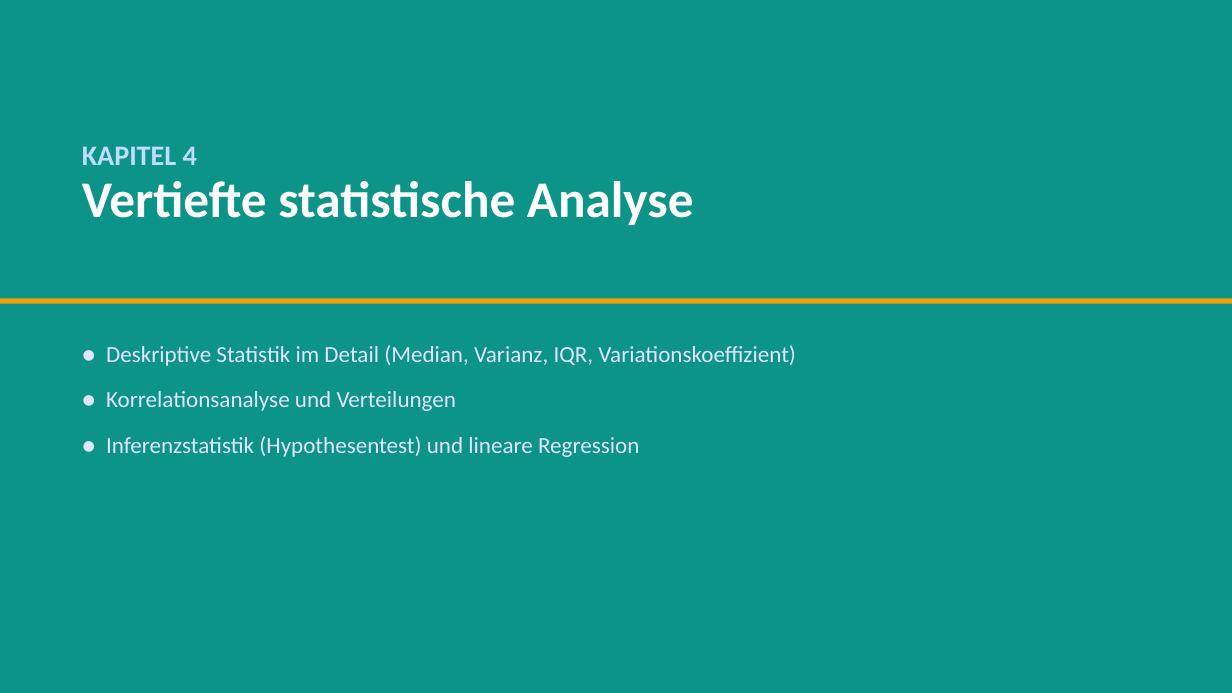
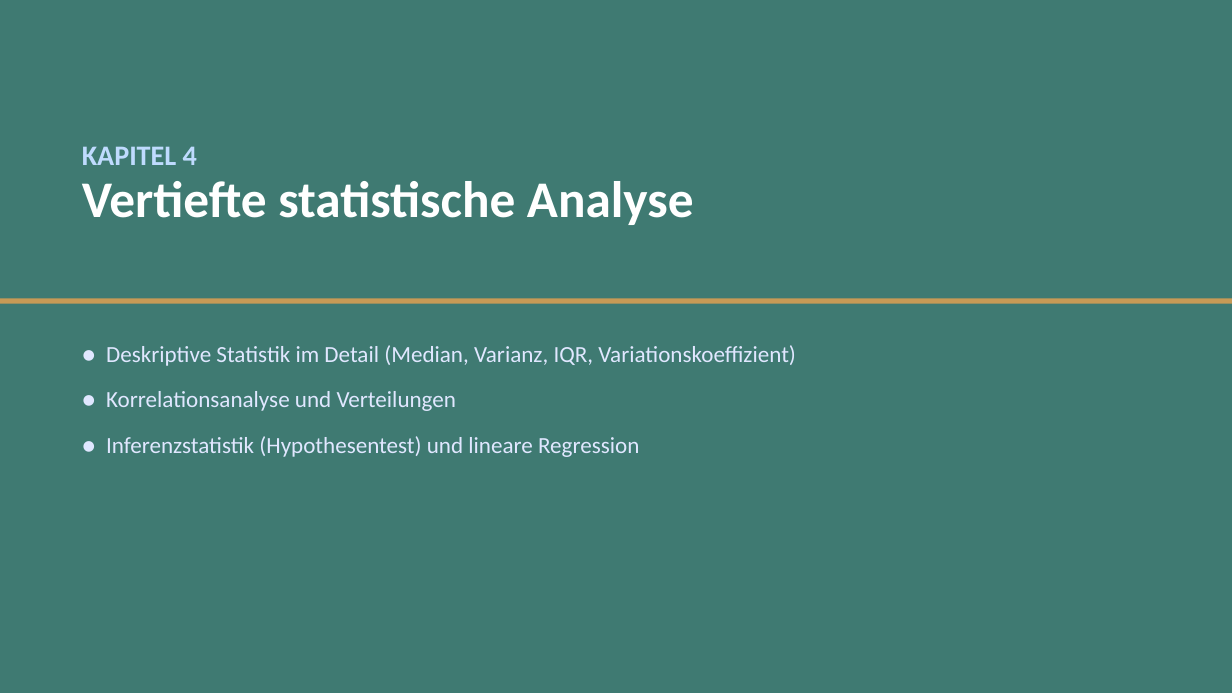
Before and after one commit to eufunk/arbeitsmarkt-regensburg, a slide deck: slide 18 of Dok/Projektpraesentation.pptx. Drawn at 1232x693 pixels with LibreOffice and Linux fonts; fonts in the diff are those of the drawing. Boxes give left, top, right and bottom in pixels: in the first picture for what was removed or moved away, otherwise in the second. Text is boxed around its words. In the diff, an @@ line names an element or a change of style, - is before the commit and + after.

```diff
--- a/Dok/Projektpraesentation.pptx
+++ b/Dok/Projektpraesentation.pptx
@@ background #0D9488 to #3F7A72 @@
@@ rectangle at (0, 298, 1232, 304): fill #F59E0B to #C79A56 @@
```
Also in this commit, not shown: 29 other slides changed, 35 slides added, 23 other files.
